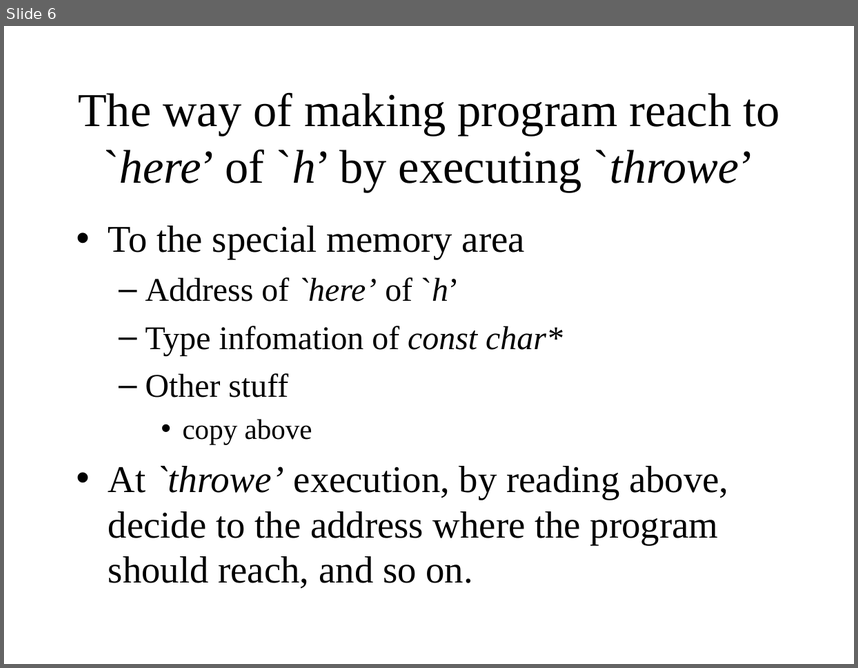
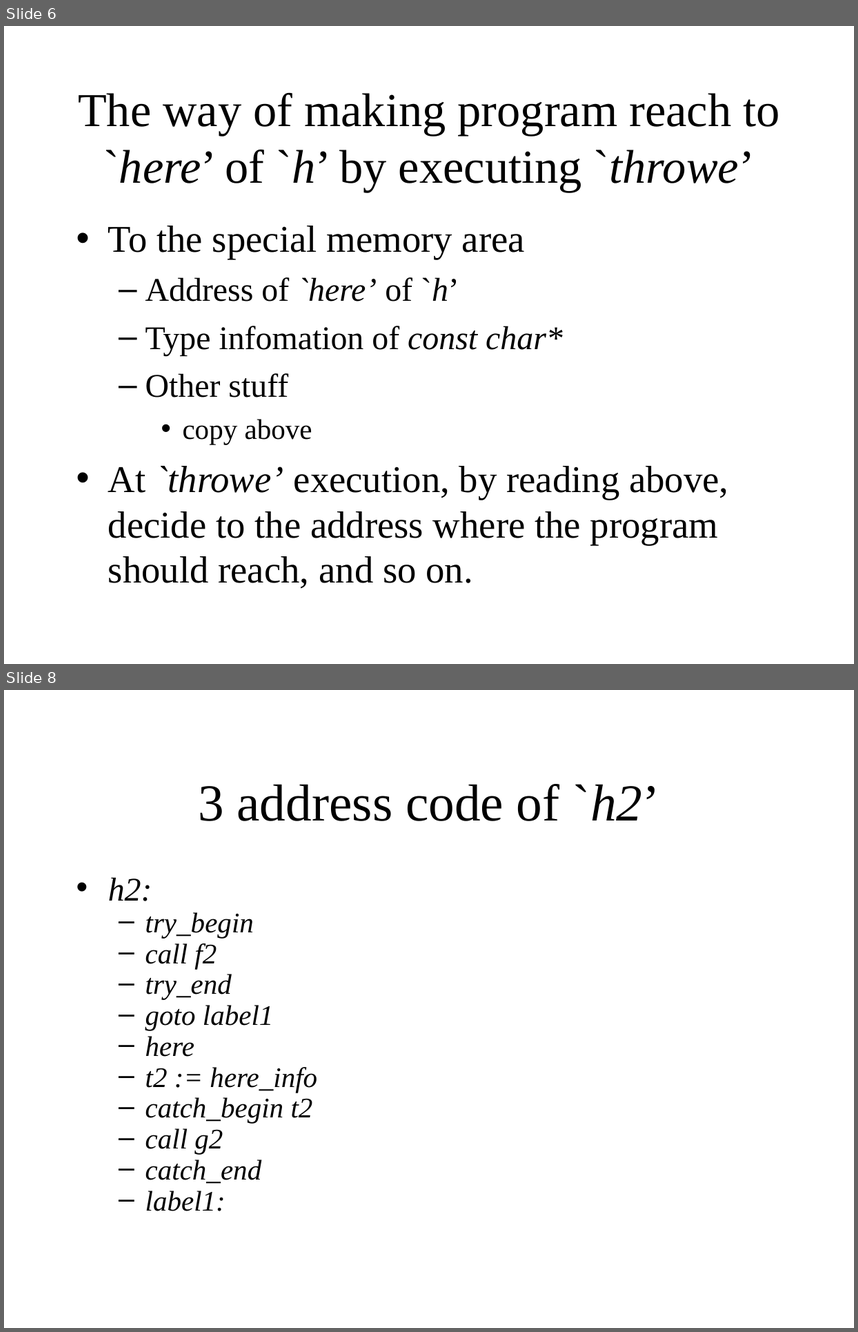
Before and after one commit to KeiHasegawa/cxx_doc, a slide deck: 24_exception_3ac_e.ppt. Shown one above the other, each under a label of ours: slide 6 before the commit, slides 6 and 8 after it; the slides between them are not shown. The pictures are 858x668 and 858x1332 pixels, drawn with LibreOffice and Linux fonts; fonts in the diff are those of the drawing. Boxes give left, top, right and bottom in pixels: in the first picture for what was removed or moved away, otherwise in the second. Text is boxed around its words. In the diff, an @@ line names an element or a change of style, - is before the commit and + after.

```diff
--- a/24_exception_3ac_e.ppt
+++ b/24_exception_3ac_e.ppt
@@ slide 8 added at [4, 690, 854, 1328], background #FFFFFF @@
@@ title added at [198, 784, 660, 821], 44 pt, text #000000 @@
+3 address code of `h2’
@@ text added at [108, 877, 317, 1211], 24 pt, text #000000, italic @@
+• h2:
+  – try_begin
+  – call f2
+  – try_end
+  – goto label1
+  – here
+  – t2 := here_info
+  – catch_begin t2
+  – call g2
+  – catch_end
+  – label1:
```
Also in this commit, not shown: 1 slide changed, 1 other slide added, 3 other files.
